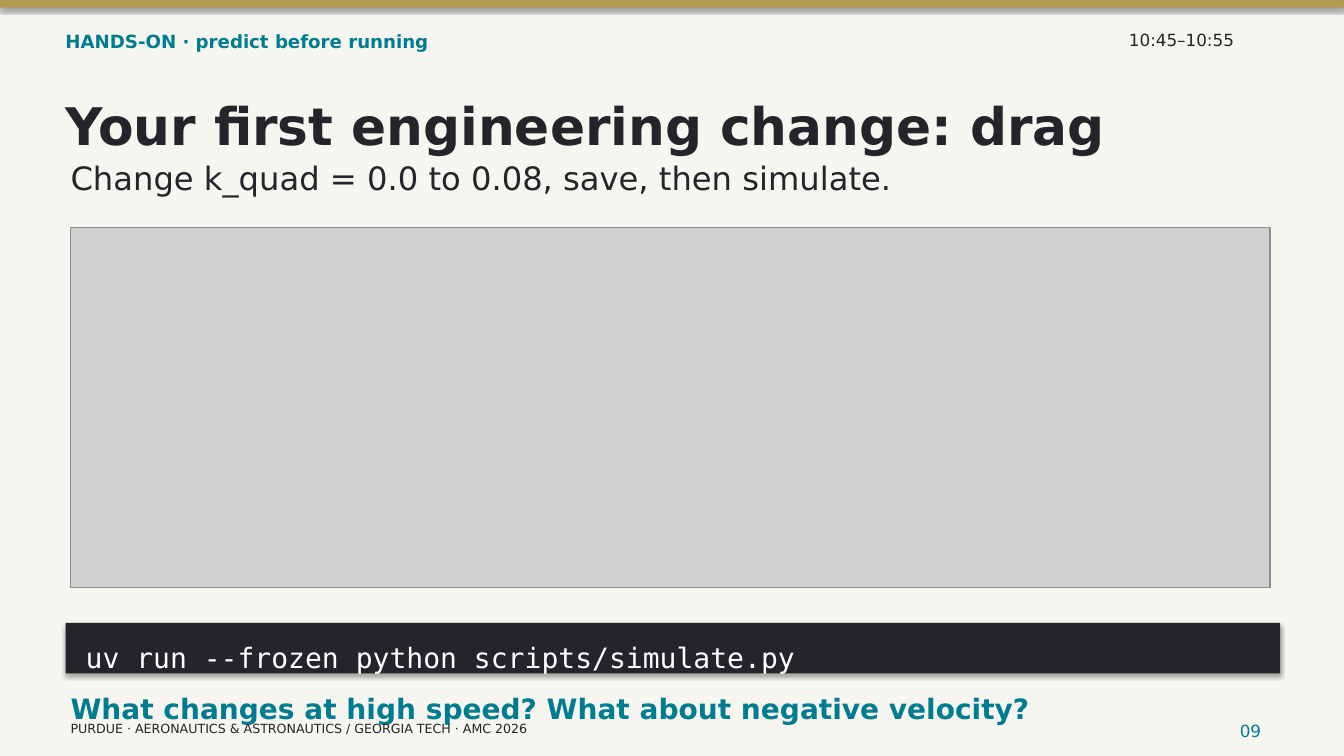
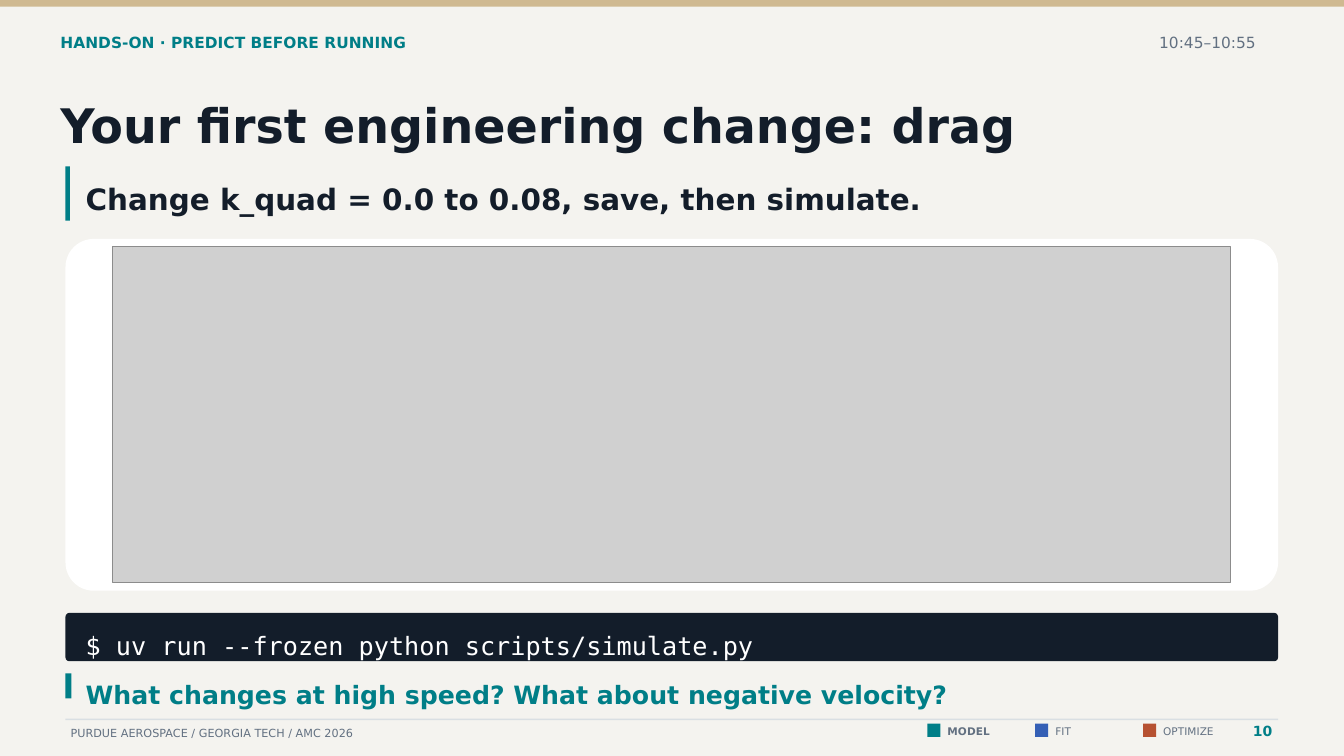
Before and after one commit to CogniPilot/rumoca-workshop, a slide deck: slide 10 of slides/workshop.pptx (slide 9 before the commit). Drawn at 1344x756 pixels with LibreOffice and Linux fonts; fonts in the diff are those of the drawing; grey boxes stand for pictures. Boxes give left, top, right and bottom in pixels: in the first picture for what was removed or moved away, otherwise in the second. Text is boxed around its words. In the diff, an @@ line names an element or a change of style, - is before the commit and + after.

Commit message:
Connect the workshop to interactive models, extensible backends and tested cloud tools

```diff
--- a/slides/workshop.pptx
+++ b/slides/workshop.pptx
@@ background #F7F5F0 to #F4F3EF @@
@@ rectangle at (0,0,1344,7): fill #B59A55 to #CFB991; shadow off @@
@@ text "10:45–10:55": place and size @@
-text "10:45–10:55" at (1129,33,1234,47)
+text "10:45–10:55" at (1159,36,1256,48)
@@ text "10:45–10:55" at (1159,36,1256,48): size 12 to 11 pt, text colour #23252A to #627081 @@
@@ text at (60,36,406,49): text changed; size 13 to 11 pt; text colour #007C91 to #007E87 @@
-HANDS-ON · predict before running
+HANDS-ON · PREDICT BEFORE RUNNING
@@ text "Your first engineering change: drag" at (60,107,1016,154): size 37 to 34 pt, text colour #23252A to #131D2A @@
@@ rectangle added at (66,166,70,221), fill #007E87 @@
@@ text "Change k_quad = 0.0 to ...": place and size @@
-text "Change k_quad = 0.0 to ..." at (71,165,891,197)
+text "Change k_quad = 0.0 to ..." at (86,187,921,216)
@@ text "Change k_quad = 0.0 to ..." at (86,187,921,216): size 23 to 21 pt, text colour #23252A to #131D2A, bold on @@
@@ rounded rectangle added at (66,239,1278,591), fill #FFFFFF @@
@@ picture: place and size @@
-picture at (71,228,1270,588)
+picture at (113,247,1231,583)
@@ rounded rectangle added at (66,613,1278,661), fill #131D2A @@
@@ text at (116,635,753,661): text changed; size 20 to 18 pt @@
-uv run --frozen python scripts/simulate.py
+$ uv run --frozen python scripts/simulate.py
@@ rectangle added at (66,674,72,699), fill #007E87 @@
@@ text "What changes at high speed? ...": place and size @@
-text "What changes at high speed? ..." at (71,697,1029,725)
+text "What changes at high speed? ..." at (86,685,947,710)
@@ text "What changes at high speed? ..." at (86,685,947,710): size 20 to 18 pt, text colour #007C91 to #007E87 @@
@@ rectangle: place and size @@
-rectangle at (66,623,1280,674)
+rectangle at (66,719,1278,720)
@@ rectangle at (66,719,1278,720): fill #23252A to #D9DFE3; shadow off @@
@@ text at (71,728,353,737): text changed; size 9 to 8 pt; text colour #23252A to #627081 @@
-PURDUE · AERONAUTICS & ASTRONAUTICS / GEORGIA TECH · AMC 2026
+PURDUE AEROSPACE / GEORGIA TECH / AMC 2026
@@ rectangle added at (928,724,941,737), fill #007E87 @@
@@ text added at (947,727,989,735), 7.5 pt, text #627081, bold @@
+MODEL
@@ rectangle added at (1035,724,1049,737), fill #345FB5 @@
@@ text added at (1055,727,1071,735), 7.5 pt, text #627081 @@
+FIT
@@ rectangle added at (1143,724,1156,737), fill #B65131 @@
@@ text added at (1163,727,1213,735), 7.5 pt, text #627081 @@
+OPTIMIZE
@@ text removed at (1240,724,1261,738) @@
-09
@@ text added at (1253,725,1272,737), 10 pt, text #007E87, bold @@
+10
```
Also in this commit, not shown: 20 other slides changed, 7 slides added, 5 slides removed, 53 other files.
